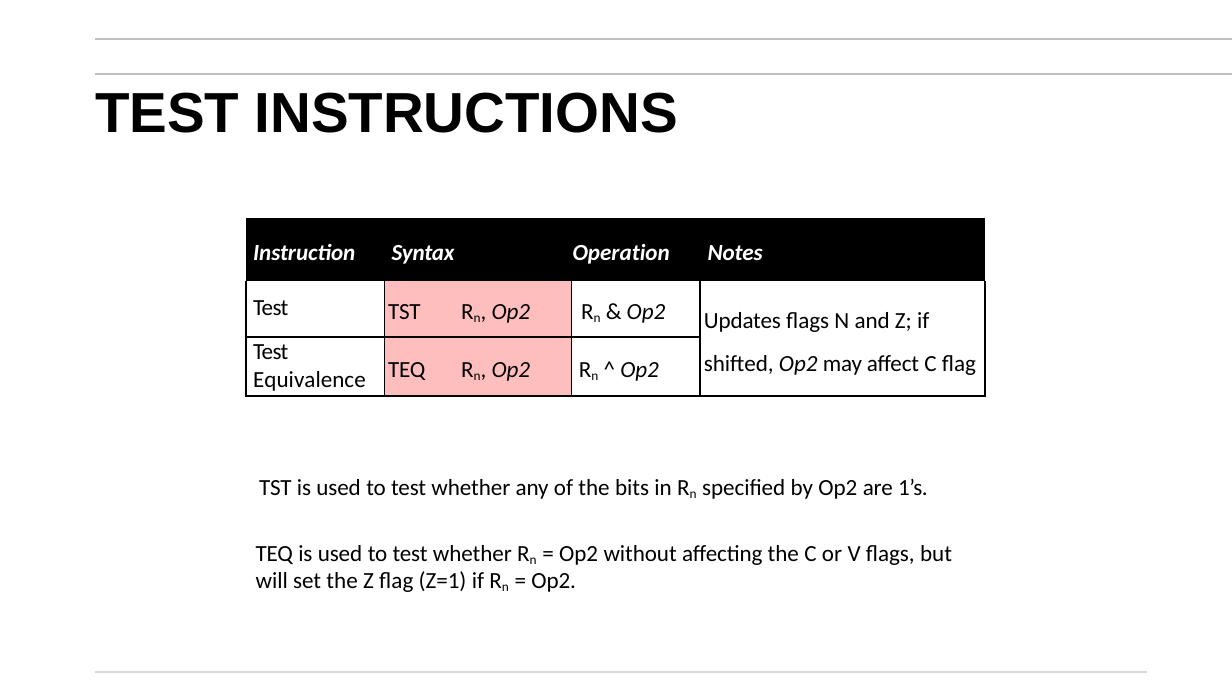
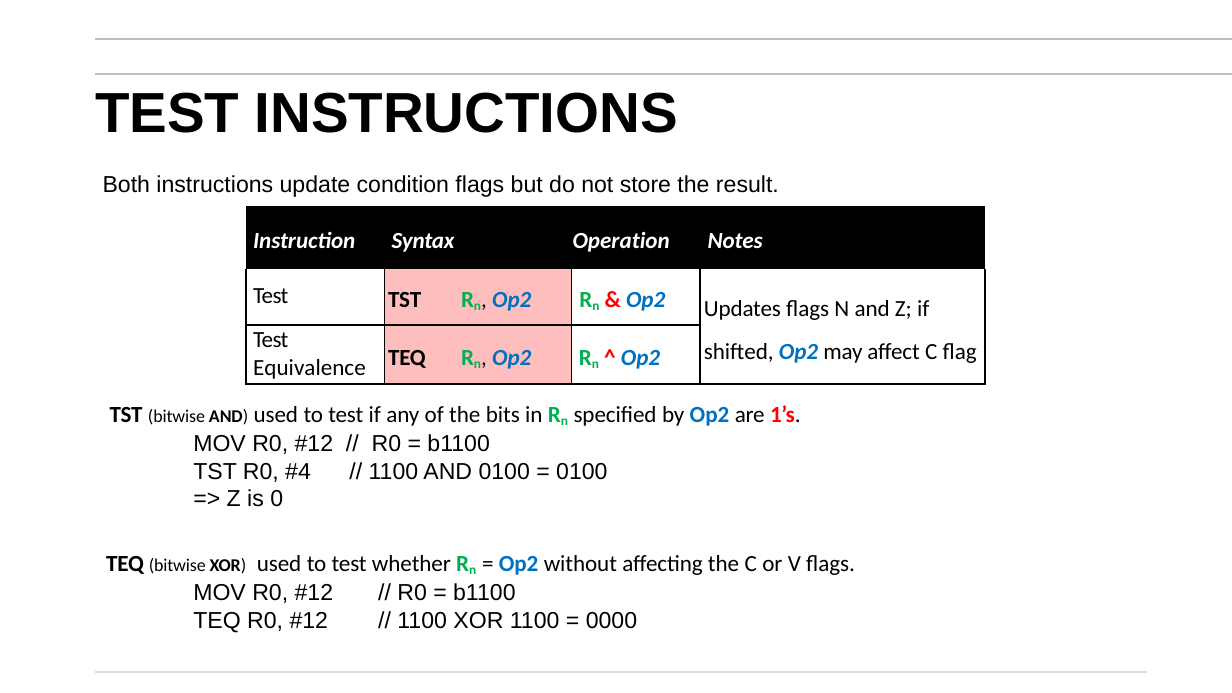
Before and after one commit to mikegrace2/CSEN20-Fall2026-Course-Website, a slide deck: slide 20 of Week05_MakindDecisionsAndWritingLoops/Ch06_MakingDecisions_WritingLoops_V4.pptx. Drawn at 1232x693 pixels with LibreOffice and Linux fonts; fonts in the diff are those of the drawing; background and template pictures are left out. Boxes give left, top, right and bottom in pixels: in the first picture for what was removed or moved away, otherwise in the second. Text is boxed around its words. In the diff, an @@ line names an element or a change of style, - is before the commit and + after.

Commit message:
Updated and rearranged, some coloring changes, some hiding parts, fixed some error parts ...

```diff
--- a/Week05_MakindDecisionsAndWritingLoops/Ch06_MakingDecisions_WritingLoops_V4.pptx
+++ b/Week05_MakindDecisionsAndWritingLoops/Ch06_MakingDecisions_WritingLoops_V4.pptx
@@ text added at [103, 175, 779, 197], 18 pt, text #000000 @@
+Both instructions update condition flags but do not store the result.
@@ table at [246, 206, 985, 575] @@
@@ text colour #000000 to #00B050 in "Rn,", "Rn", "Rn,", "Rn" @@
@@ text colour #000000 to #0070C0 in "Op2", "Op2", "Op2", "Op2" and 1 more places @@
@@ bold on in "TST Rn, Op2", "Rn & Op2", "Op2", "TEQ Rn, Op2" and 1 more places @@
@@ text colour #000000 to #FF0000 in "&", "^" @@
@@ table: place and size @@
-table at [246, 218, 985, 396]
+table at [246, 206, 985, 575]
@@ text at [106, 405, 855, 633]: text changed @@
-TST is used to test whether any of the bits in Rn specified by Op2 are 1’s.
-TEQ is used to test whether Rn = Op2 without affecting the C or V flags, but will set the Z flag (Z=1) if Rn = Op2.
+TST (bitwise AND) used to test if any of the bits in Rn specified by Op2 are 1’s.
+MOV R0, #12 // R0 = b1100
+TST R0, #4 // 1100 AND 0100 = 0100
+=> Z is 0
+TEQ (bitwise XOR) used to test whether Rn = Op2 without affecting the C or V flags.
+MOV R0, #12 // R0 = b1100
+TEQ R0, #12 // 1100 XOR 1100 = 0000
```
Also in this commit, not shown: 18 other slides changed.
